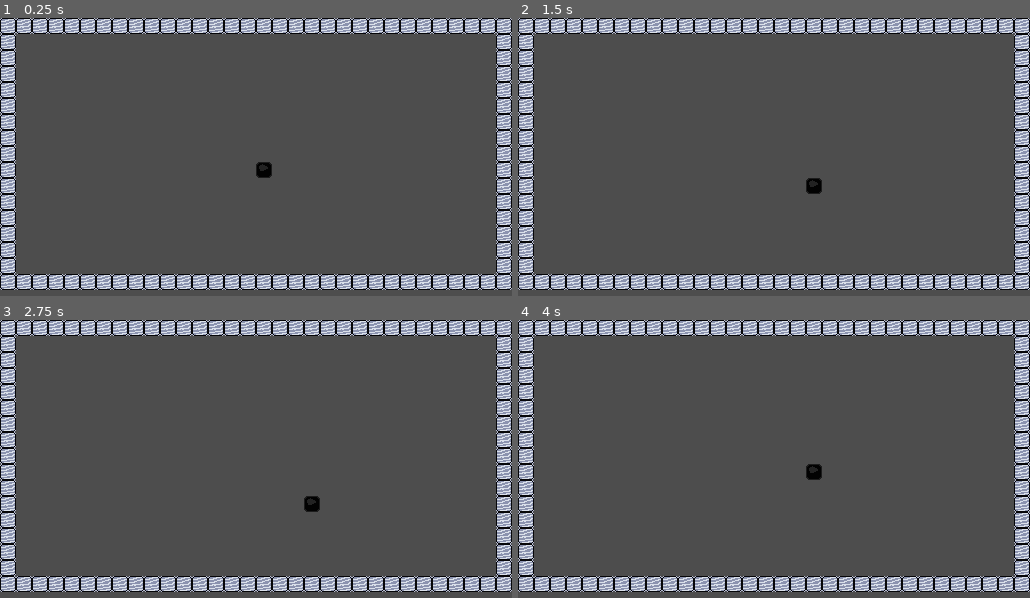
Above: before the commit, frames 1-4 (two rows, left to right).
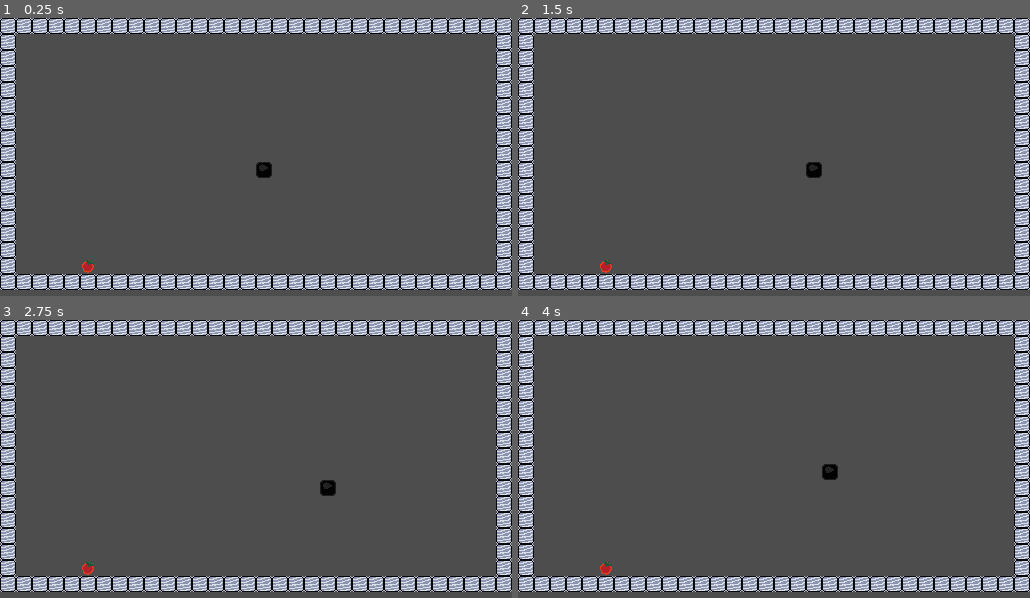
Above: after the commit, the same moments.

Repository: MuDotGen/SnakeFromMemory
Game: Godot game, scene res://scenes/World.tscn
Two runs of this game, one before a commit and one after it. Both use one fixed random seed, a clock stepped at 60 frames per second and the inputs below.
Inputs:
- Up to frame 1 (0.25 s): no input
- Up to frame 2 (1.5 s): tap Enter at 0.5 s; hold Right (ui_right) 0.53-1.28 s; hold Down (ui_down) from 1.28 s (still down)
- Up to frame 3 (2.75 s): release Down (ui_down) at 2.03 s; hold Right (ui_right) from 2.03 s (still down)
- Up to frame 4 (4 s): release Right (ui_right) at 2.78 s; hold Up (ui_up) 2.78-3.53 s; hold Left (ui_left) from 3.53 s (still down)

The runs differ from the first frame. In frame 1, less than 0.1% of the frame differs, in the area x 16-19%, y 87-92%; in frame 2, 0.4%, in the area x 16-60%, y 51-92%; in frame 3, 0.4%; in frame 4, 0.4%.

Commit message:
Randomly spawned food and speed up on eating food

Diff:
--- a/Project/scripts/Level.gd
+++ b/Project/scripts/Level.gd
@@ -11,8 +11,8 @@
 @export var food_scene: PackedScene = null
 @export var foods_node: Node = null
 
-const X_OPEN_RANGE: Vector2 = Vector2(1, GridUtility.NUM_COLUMNS - 1)
-const Y_OPEN_RANGE: Vector2 = Vector2(1, GridUtility.NUM_ROWS - 2)
+const X_OPEN_RANGE: Vector2 = Vector2(1, GridUtility.NUM_COLUMNS - 2)
+const Y_OPEN_RANGE: Vector2 = Vector2(1, GridUtility.NUM_ROWS - 3)
 
 func _ready():
 	reset_level()
@@ -24,18 +24,21 @@
 	print("Resetting Level")
 	if obstacles_node:
 		_setup_boundary()
+
 	if player_node:
 		player_node.reset()
+		player_node.food_eaten.connect(_on_food_eaten)
+
+	if foods_node:
+		_instantiate_food(_get_random_position())
 
 func _setup_boundary():
 	# Nested for loop to instantiating obstacles in rectangle border
 	for x in range(0, GridUtility.NUM_COLUMNS):
-		print("x: " + str(x))
 		_instantiate_obstacle(Vector2(x, 0))  # Top boundary
 		_instantiate_obstacle(Vector2(x, GridUtility.NUM_ROWS - 2))  # Bottom boundary
 
 	for y in range(1, GridUtility.NUM_ROWS - 2):
-		print("y: " + str(y))
 		_instantiate_obstacle(Vector2(0, y))  # Left boundary
 		_instantiate_obstacle(Vector2(GridUtility.NUM_COLUMNS - 1, y))  # Right boundary
 
@@ -47,6 +50,11 @@
 	else:
 		push_error("Obstacle scene or obstacles node is not set in Level scene.")
 
+func _get_random_position() -> Vector2:
+	var x: int = randi_range(X_OPEN_RANGE.x, X_OPEN_RANGE.y)
+	var y: int = randi_range(Y_OPEN_RANGE.x, Y_OPEN_RANGE.y)
+	return Vector2(x, y)
+
 func _instantiate_food(food_grid_position: Vector2):
 	if food_scene and foods_node:
 		var food_instance: Food = food_scene.instantiate()
@@ -54,3 +62,6 @@
 		food_instance.grid_position = food_grid_position
 	else:
 		push_error("Food scene or foods node is not set in Level scene.")
+
+func _on_food_eaten():
+	_instantiate_food(_get_random_position())
--- a/Project/scripts/Player.gd
+++ b/Project/scripts/Player.gd
@@ -1,5 +1,8 @@
 class_name Player
 extends Node
+
+# Signals
+signal food_eaten
 
 # Snake Segments
 @export var snake_segment_scene: PackedScene
@@ -74,7 +77,9 @@
 		_change_move_state("PausedMoveState")
 	elif area.is_in_group("foods"):
 		print("Hit a Food: " + area.name)
+		movement_interval /= speedup_factor
 		area.queue_free()
 		_add_snake_segment()
+		food_eaten.emit()
 	else:
 		print("Hit something: " + area.name)
--- a/Project/scripts/state/MovingMoveState.gd
+++ b/Project/scripts/state/MovingMoveState.gd
@@ -51,7 +51,7 @@
 
 func _tick_movement_clock():
 	movement_clock.stop()
-	movement_clock.wait_time = player.movement_interval / player.speedup_factor
+	movement_clock.wait_time = player.movement_interval
 	movement_clock.start()
 
 func _on_movement_tick_timeout():
